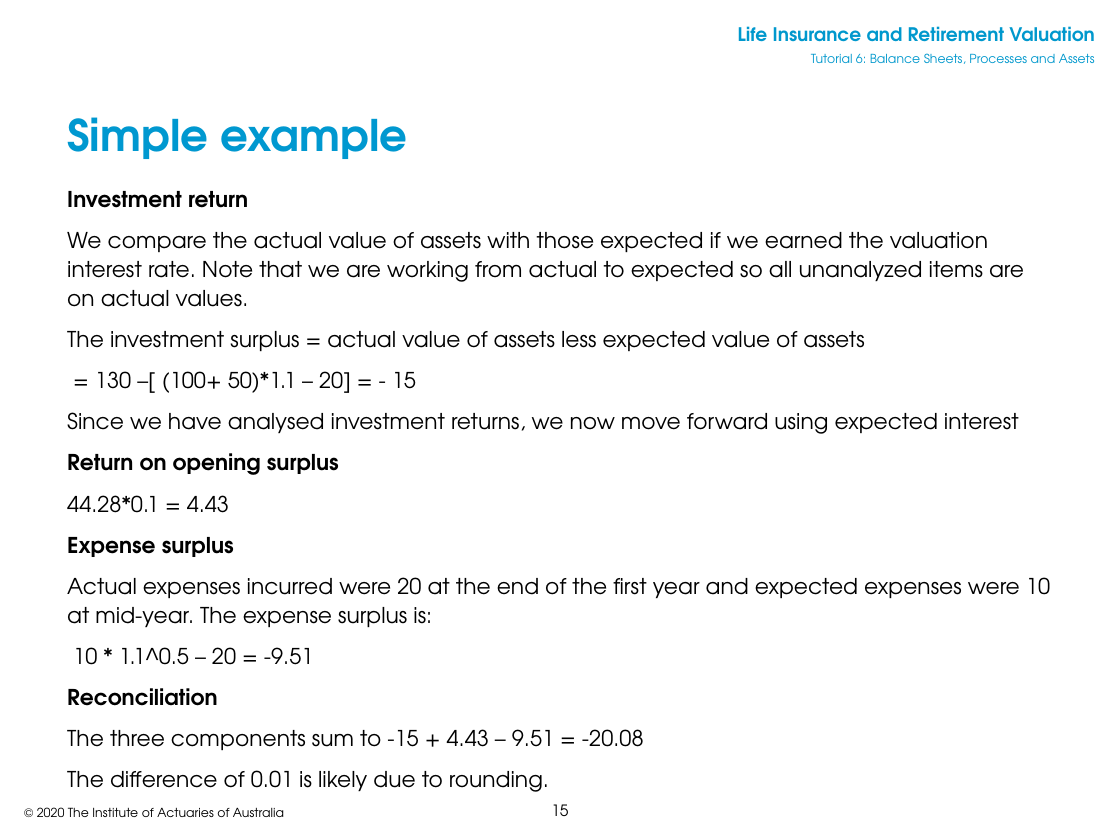
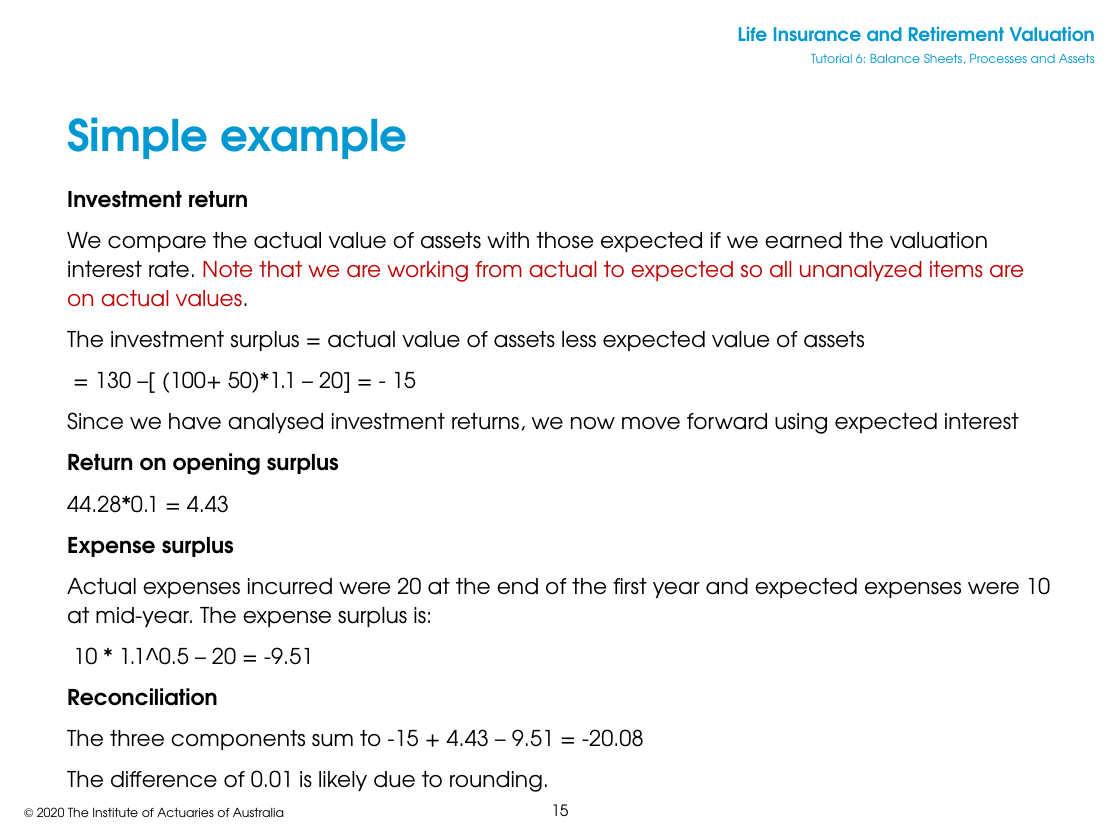
Before and after one commit to Vinc-zhu/my_file, a slide deck: slide 15 of LIRV/Week 8 - Modules 12/LI&R Valuation 2020 S1 Tutorial 7.pptx. Drawn at 1120x840 pixels with LibreOffice and Linux fonts; fonts in the diff are those of the drawing; background and template pictures are left out. Boxes give left, top, right and bottom in pixels: in the first picture for what was removed or moved away, otherwise in the second. Text is boxed around its words. In the diff, an @@ line names an element or a change of style, - is before the commit and + after.

```diff
--- a/LIRV/Week 8 - Modules 12/LI&R Valuation 2020 S1 Tutorial 7.pptx
+++ b/LIRV/Week 8 - Modules 12/LI&R Valuation 2020 S1 Tutorial 7.pptx
@@ text at (67,232,1024,307): text colour #000000 to #C00000 in "Note that we are working from actual ..." @@
```
Also in this commit, not shown: 2 other slides changed, 4 other files.
